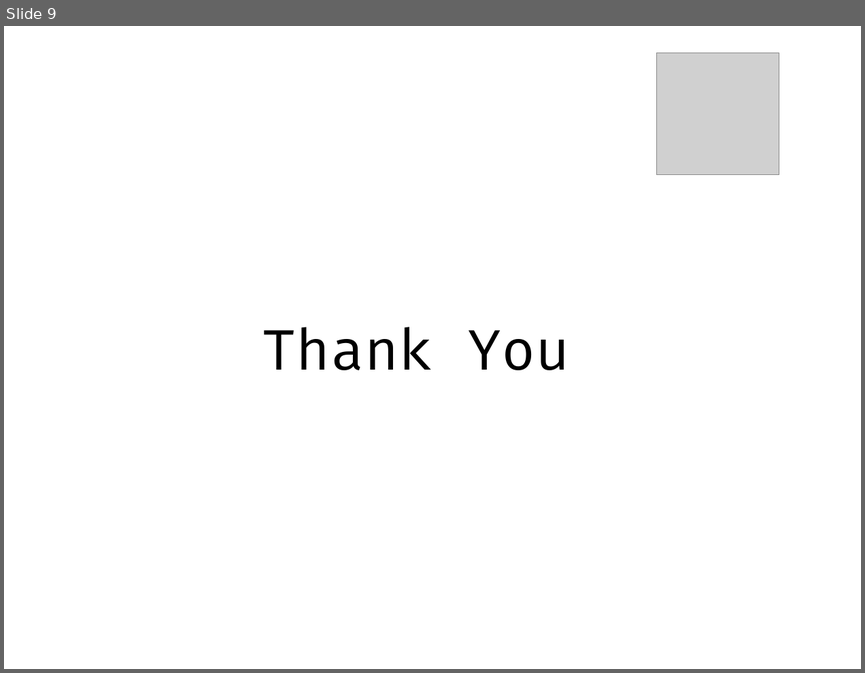
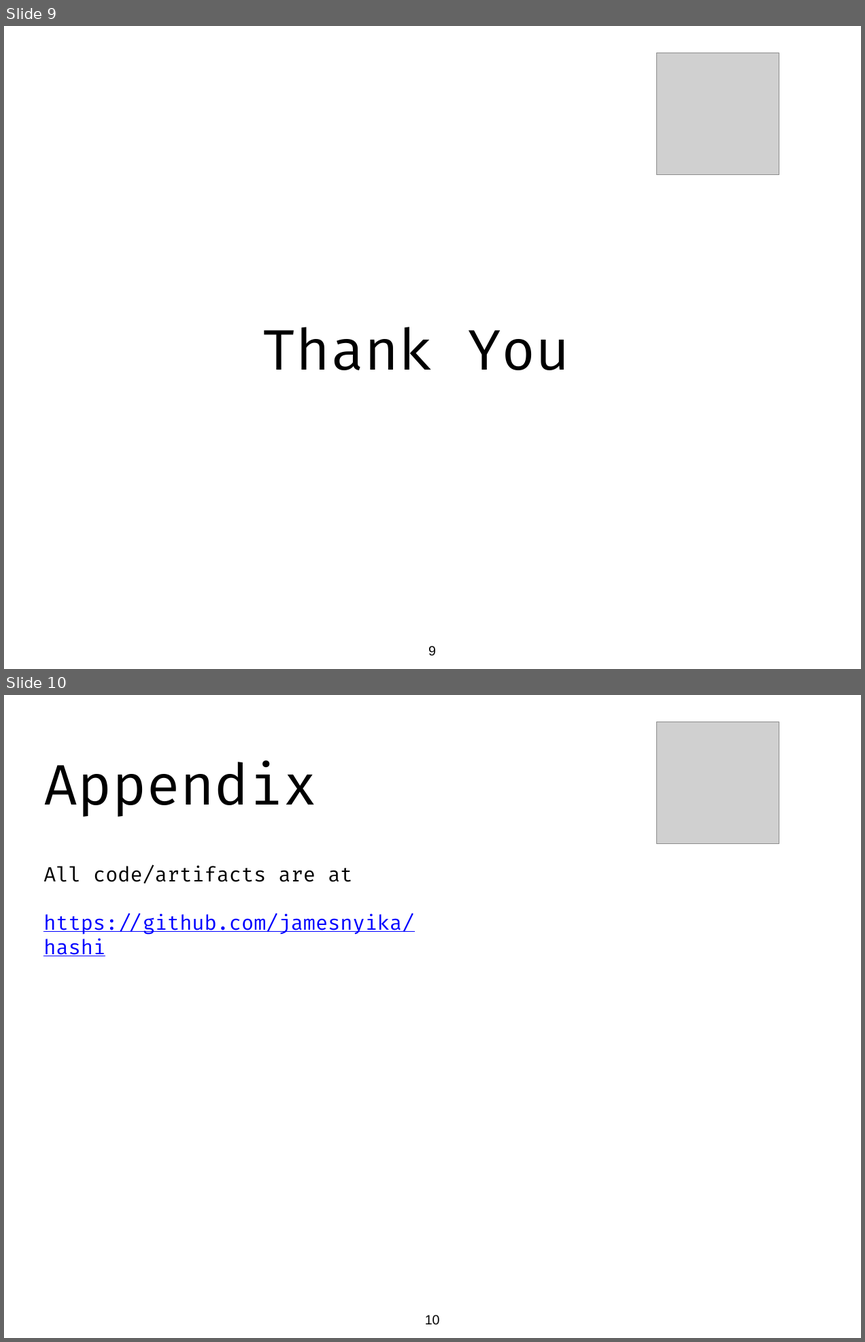
Before and after one commit to jamesnyika/hashi, a slide deck: presentation/RapidConsul.pptx. Shown one above the other, each under a label of ours: slide 9 before the commit, slides 9 and 10 after it. The pictures are 865x673 and 865x1342 pixels, drawn with LibreOffice and Linux fonts; fonts in the diff are those of the drawing; grey boxes stand for pictures. Boxes give left, top, right and bottom in pixels: in the first picture for what was removed or moved away, otherwise in the second. Text is boxed around its words. In the diff, an @@ line names an element or a change of style, - is before the commit and + after.

```diff
--- a/presentation/RapidConsul.pptx
+++ b/presentation/RapidConsul.pptx
@@ slide 10 added at (4,695,861,1338), background #FFFFFF @@
@@ picture added at (657,722,779,844) @@
@@ text added at (44,760,317,817), 66.4 pt, text #000000 @@
+Appendix
@@ text added at (43,866,414,956), 24 pt, text #0000FF, underline @@
+All code/artifacts are at
+https://github.com/jamesnyika/hashi
@@ page number added at (425,1314,440,1324), 16 pt, text #000000 @@
+10
@@ slide 9 changed as well @@
@@ page number added at (428,645,436,656), 16 pt, text #000000 @@
+9
```
Also in this commit, not shown: 7 other slides changed, 1 other slide added, 1 slide removed, 1 other file.
